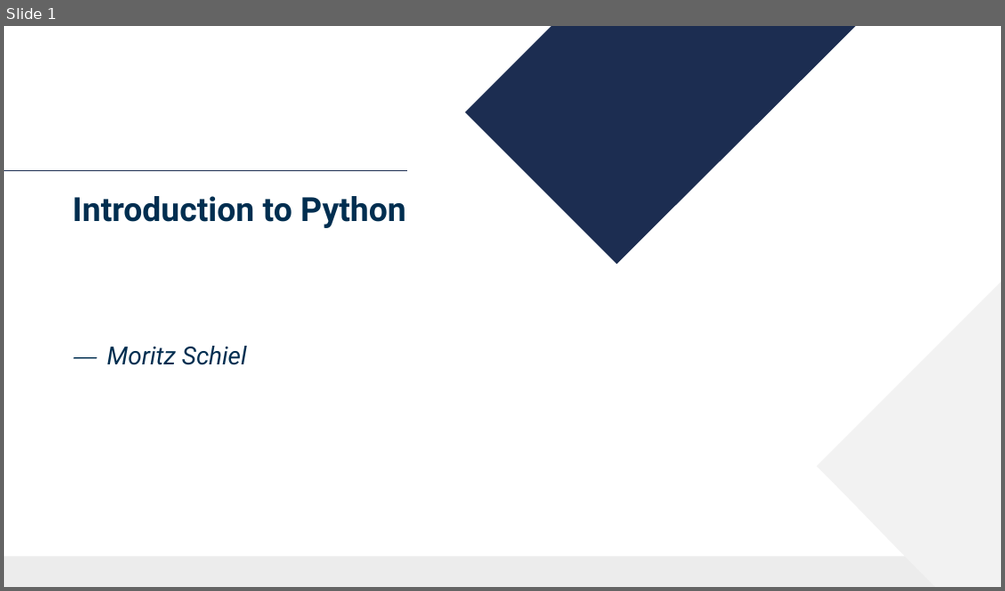
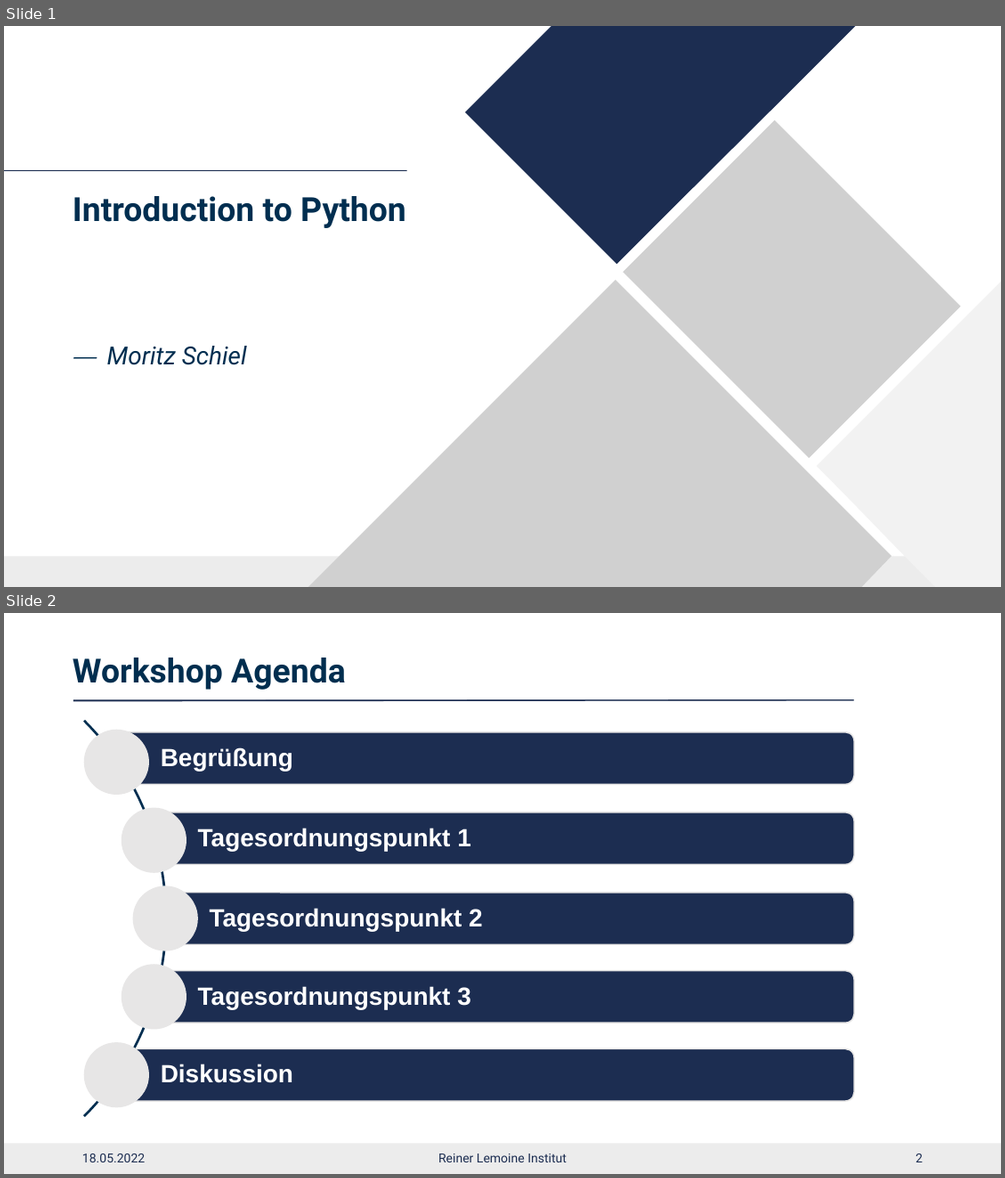
Before and after one commit to rl-institut/workshop, a slide deck: learn-python/presentations/2022-04-05_python_intro_draft.pptx. Shown one above the other, each under a label of ours: slide 1 before the commit, slides 1 and 2 after it. The pictures are 1005x591 and 1005x1178 pixels, drawn with LibreOffice and Linux fonts; fonts in the diff are those of the drawing; grey boxes stand for pictures; background and template pictures are left out. Boxes give left, top, right and bottom in pixels: in the first picture for what was removed or moved away, otherwise in the second. Text is boxed around its words. In the diff, an @@ line names an element or a change of style, - is before the commit and + after.

```diff
--- a/learn-python/presentations/2022-04-05_python_intro_draft.pptx
+++ b/learn-python/presentations/2022-04-05_python_intro_draft.pptx
@@ slide 2 added at (x1=4, y1=613, x2=1001, y2=1174), background #FFFFFF; not listed: 1 template element that a slide beside it also shows @@
@@ text added at (x1=73, y1=657, x2=346, y2=690), 24 pt, text #002E4F, bold @@
+Workshop Agenda
@@ line added from (73, 701) to (853, 699), #1C2D51 0.75 pt @@
@@ line added from (73, 699) to (853, 699), #1C2D51 0.75 pt @@
@@ group added at (x1=4, y1=638, x2=854, y2=1174): 5 rounded rectangles, 5 texts, 5 ellipses, 1 arch (boxed as its full ring) @@
+Begrüßung
+Tagesordnungspunkt 1
+Tagesordnungspunkt 2
+Tagesordnungspunkt 3
+Diskussion
@@ text added at (x1=82, y1=1153, x2=145, y2=1162), 9 pt, text #1C2D51 @@
+18.05.2022
@@ text added at (x1=438, y1=1153, x2=566, y2=1162), 9 pt, text #1C2D51 @@
+Reiner Lemoine Institut
@@ page number added at (x1=915, y1=1153, x2=922, y2=1162), 9 pt, text #1C2D51 @@
+2
@@ slide 1 changed as well @@
@@ freeform shape at (x1=465, y1=26, x2=857, y2=264): outline redrawn @@
@@ picture added at (x1=623, y1=120, x2=961, y2=458) @@
@@ picture added at (x1=302, y1=280, x2=892, y2=587) @@
```
Also in this commit, not shown: 3 other slides changed, 1 other slide added, 3 slides removed.
